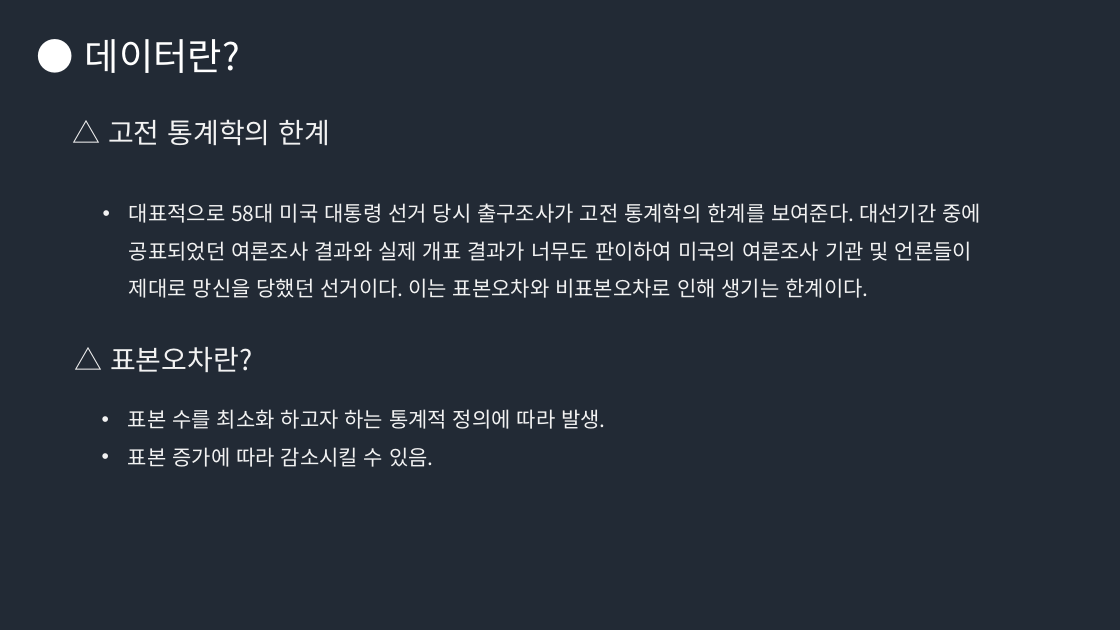
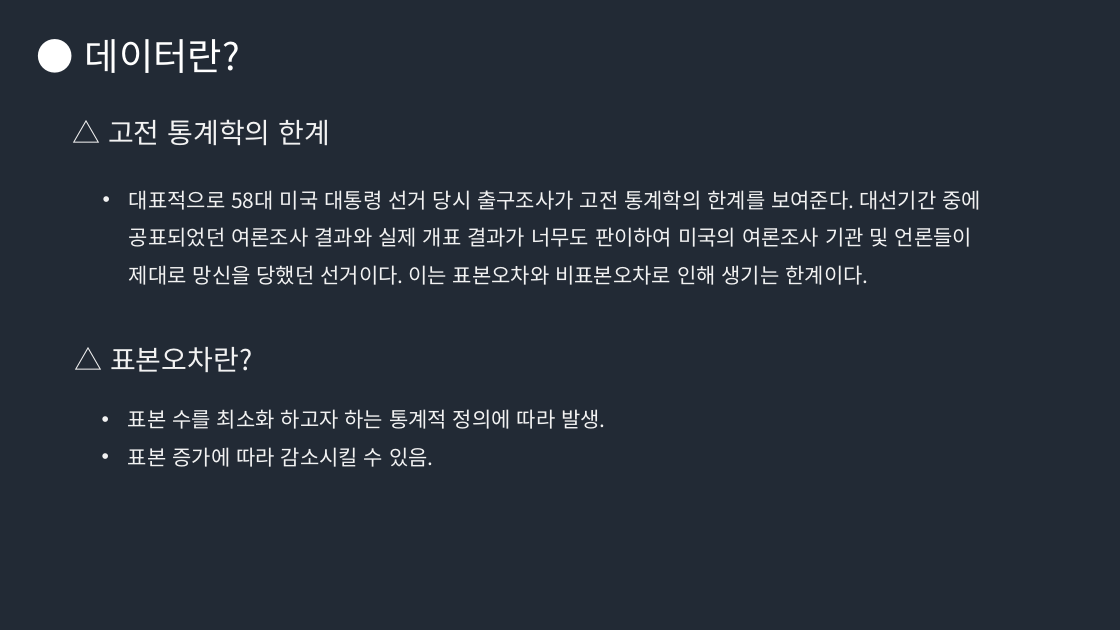
Before and after one commit to Groot-Space/Groot-space.github.io, a slide deck: slide 18 of assets/images/AI/데이터분석, 머신러닝, 딥러닝, AI.pptx. Drawn at 1120x630 pixels with LibreOffice and Linux fonts; fonts in the diff are those of the drawing. Boxes give left, top, right and bottom in pixels: in the first picture for what was removed or moved away, otherwise in the second. Text is boxed around its words. In the diff, an @@ line names an element or a change of style, - is before the commit and + after.

```diff
--- a/assets/images/AI/데이터분석, 머신러닝, 딥러닝, AI.pptx
+++ b/assets/images/AI/데이터분석, 머신러닝, 딥러닝, AI.pptx
@@ text "대표적으로 58대 미국 대통령 선거 ...": place and size @@
-text "대표적으로 58대 미국 대통령 선거 ..." at bbox=[129, 203, 981, 298]
+text "대표적으로 58대 미국 대통령 선거 ..." at bbox=[129, 190, 981, 285]
```
Also in this commit, not shown: 2 other slides changed, 17 slides added.
